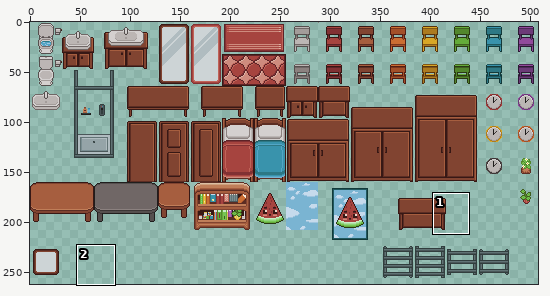
One commit to this sprite sheet: game/house/assets/objects.png. Above: a wide view before the commit, with the close-up outlined.
Close-up. Before the commit:
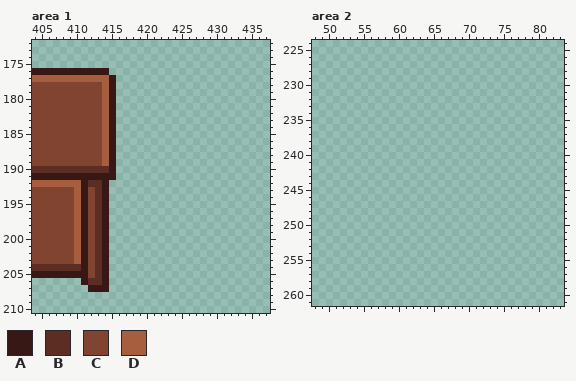
The file is 512x512 pixels. Colours within 5 levels of each other are drawn and written as one. Shown: area 1: x 404..437, y 172..210; area 2: x 48..83, y 224..261. The wide view leaves out empty margins.
Palette (. is transparent): A #371815  B #5c2d23  C #814431  D #a65e3f
Pixels before, area 1, first column x 404:
176 AAAAAAAAAAA.
177 DDDDDDDDDDDA
178 CCCCCCCCCCDA
179 CCCCCCCCCCDA
180 CCCCCCCCCCDA
181 CCCCCCCCCCDA
182 CCCCCCCCCCDA
183 CCCCCCCCCCDA
184 CCCCCCCCCCDA
185 CCCCCCCCCCDA
186 CCCCCCCCCCDA
187 CCCCCCCCCCDA
188 CCCCCCCCCCDA
189 CCCCCCCCCCDA
190 BBBBBBBBBBBA
191 AAAAAAAAAAAA
192 DDDDDDDABBA.
193 CCCCCCDACBA.
194 CCCCCCDACBA.
195 CCCCCCDACBA.
196 CCCCCCDACBA.
197 CCCCCCDACBA.
198 CCCCCCDACBA.
199 CCCCCCDACBA.
200 CCCCCCDACBA.
201 CCCCCCDACBA.
202 CCCCCCDACBA.
203 CCCCCCDACBA.
204 BBBBBBBACBA.
205 AAAAAAAACBA.
206 .......ABBA.
207 ........AAA.
The result:
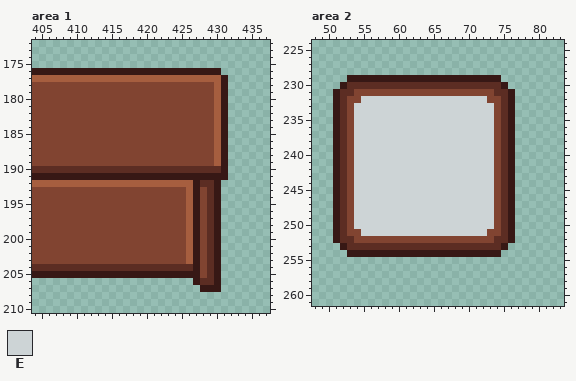
Colours new in this view: E #cdd4d6
Diff:
Changed rows in their new state; - is an unchanged pixel.
Area 1:
first column x 410:
176 -----AAAAAAAAAAAAAAAA-
177 -----DDDDDDDDDDDDDDDDA
178 ----CCCCCCCCCCCCCCCCDA
179 ----CCCCCCCCCCCCCCCCDA
180 ----CCCCCCCCCCCCCCCCDA
181 ----CCCCCCCCCCCCCCCCDA
182 ----CCCCCCCCCCCCCCCCDA
183 ----CCCCCCCCCCCCCCCCDA
184 ----CCCCCCCCCCCCCCCCDA
185 ----CCCCCCCCCCCCCCCCDA
186 ----CCCCCCCCCCCCCCCCDA
187 ----CCCCCCCCCCCCCCCCDA
188 ----CCCCCCCCCCCCCCCCDA
189 ----CCCCCCCCCCCCCCCCDA
190 -----BBBBBBBBBBBBBBBBA
191 ------AAAAAAAAAAAAAAAA
192 -DDDDDDDDDDDDDDDDABBA-
193 CC-CCCCCCCCCCCCCDACBA-
194 CC-CCCCCCCCCCCCCDACBA-
195 CC-CCCCCCCCCCCCCDACBA-
196 CC-CCCCCCCCCCCCCDACBA-
197 CC-CCCCCCCCCCCCCDACBA-
198 CC-CCCCCCCCCCCCCDACBA-
199 CC-CCCCCCCCCCCCCDACBA-
200 CC-CCCCCCCCCCCCCDACBA-
201 CC-CCCCCCCCCCCCCDACBA-
202 CC-CCCCCCCCCCCCCDACBA-
203 CC-CCCCCCCCCCCCCDACBA-
204 -BB-BBBBBBBBBBBBBACBA-
205 --AA-AAAAAAAAAAAAACBA-
206 -....------------ABBA-
207 --...-------------AAA-
Area 2:
first column x 51:
229 --AAAAAAAAAAAAAAAAAAAAAA--
230 -ABBBBBBBBBBBBBBBBBBBBBBA-
231 ABBCCCCCCCCCCCCCCCCCCCCBBA
232 ABCCEEEEEEEEEEEEEEEEEECCBA
233 ABCEEEEEEEEEEEEEEEEEEEECBA
234 ABCEEEEEEEEEEEEEEEEEEEECBA
235 ABCEEEEEEEEEEEEEEEEEEEECBA
236 ABCEEEEEEEEEEEEEEEEEEEECBA
237 ABCEEEEEEEEEEEEEEEEEEEECBA
238 ABCEEEEEEEEEEEEEEEEEEEECBA
239 ABCEEEEEEEEEEEEEEEEEEEECBA
240 ABCEEEEEEEEEEEEEEEEEEEECBA
241 ABCEEEEEEEEEEEEEEEEEEEECBA
242 ABCEEEEEEEEEEEEEEEEEEEECBA
243 ABCEEEEEEEEEEEEEEEEEEEECBA
244 ABCEEEEEEEEEEEEEEEEEEEECBA
245 ABCEEEEEEEEEEEEEEEEEEEECBA
246 ABCEEEEEEEEEEEEEEEEEEEECBA
247 ABCEEEEEEEEEEEEEEEEEEEECBA
248 ABCEEEEEEEEEEEEEEEEEEEECBA
249 ABCEEEEEEEEEEEEEEEEEEEECBA
250 ABCEEEEEEEEEEEEEEEEEEEECBA
251 ABCCEEEEEEEEEEEEEEEEEECCBA
252 ABBCCCCCCCCCCCCCCCCCCCCBBA
253 -ABBBBBBBBBBBBBBBBBBBBBBA-
254 --AAAAAAAAAAAAAAAAAAAAAA--
Pixel boxes of the changes (left, top, right, bottom) in both close-ups:
changed: (74, 68, 228, 292)
added: (333, 75, 515, 257)
